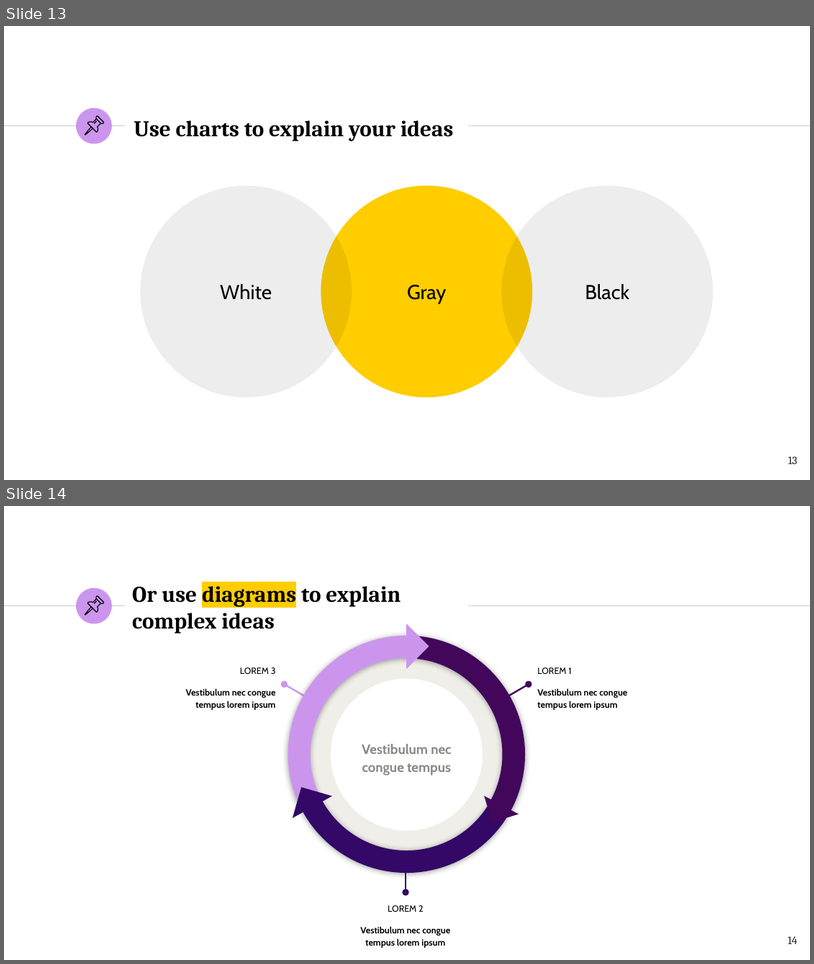
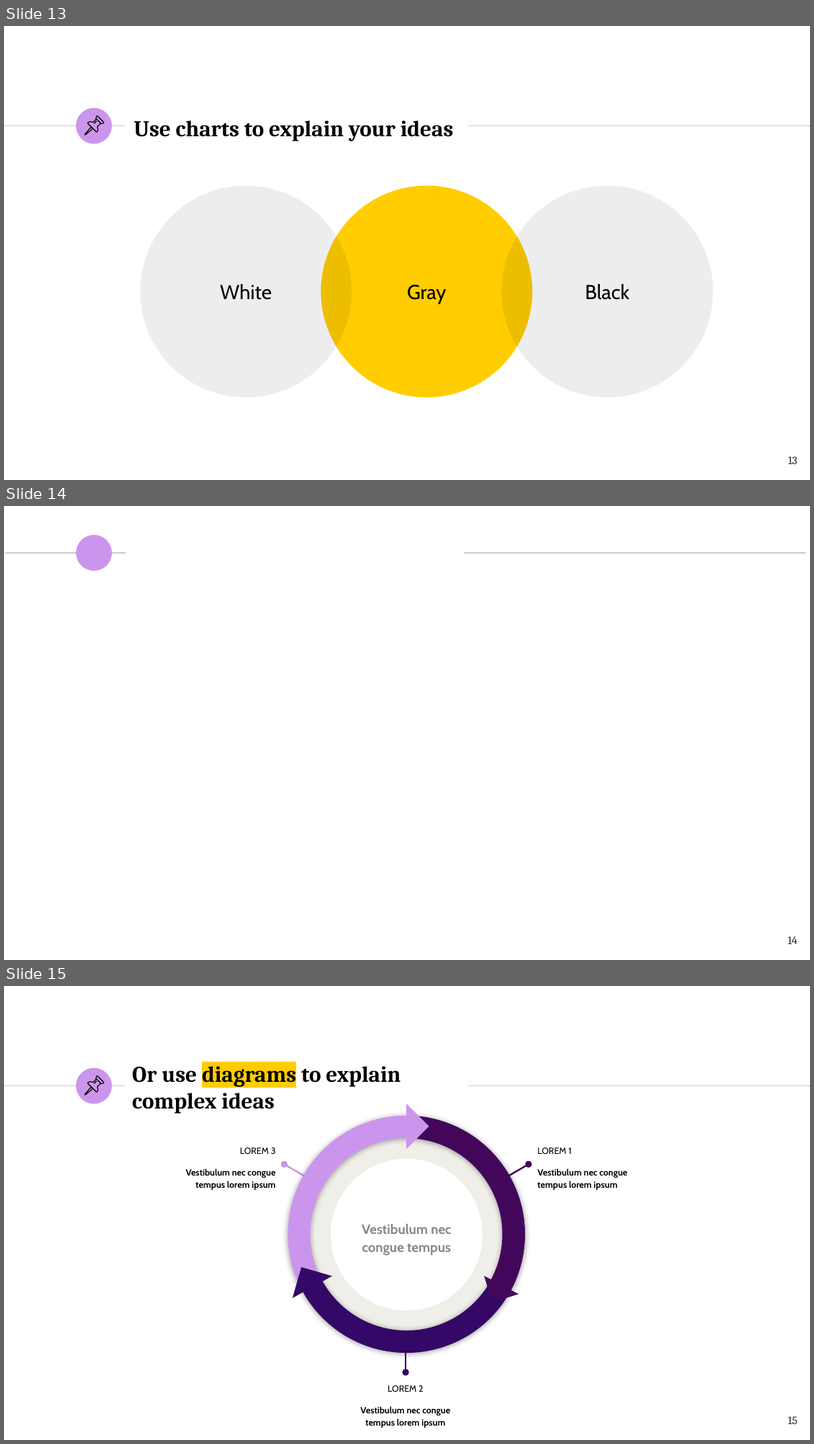
Before and after one commit to NILGroup/TFG-1920-DiscapacidadVisual, a slide deck: Defensa/Viola · SlidesCarnival_DiaposBelen.pptx. Shown one above the other, each under a label of ours: slides 13 and 14 before the commit, slides 13, 14 and 15 after it. The pictures are 814x964 and 814x1444 pixels, drawn with LibreOffice and Linux fonts; fonts in the diff are those of the drawing. Boxes give left, top, right and bottom in pixels: in the first picture for what was removed or moved away, otherwise in the second. Text is boxed around its words. In the diff, an @@ line names an element or a change of style, - is before the commit and + after.

```diff
--- a/Defensa/Viola · SlidesCarnival_DiaposBelen.pptx
+++ b/Defensa/Viola · SlidesCarnival_DiaposBelen.pptx
@@ slide 14 added at (x1=4, y1=506, x2=810, y2=960), background #FFFFFF @@
@@ ellipse added at (x1=76, y1=535, x2=111, y2=571), fill #CC95ED @@
@@ line added from (5, 553) to (126, 553), #CCCCCC 0.75 pt @@
@@ line added from (463, 553) to (805, 553), #CCCCCC 0.75 pt @@
@@ page number added at (x1=788, y1=936, x2=797, y2=944), 10 pt, text #1D1D1B @@
+14
@@ what was slide 14 is now slide 15 @@
@@ page number at (x1=788, y1=1416, x2=797, y2=1424): text changed @@
-14
+15
```
Also in this commit, not shown: 18 slides changed, 1 other slide added, 10 other files.
